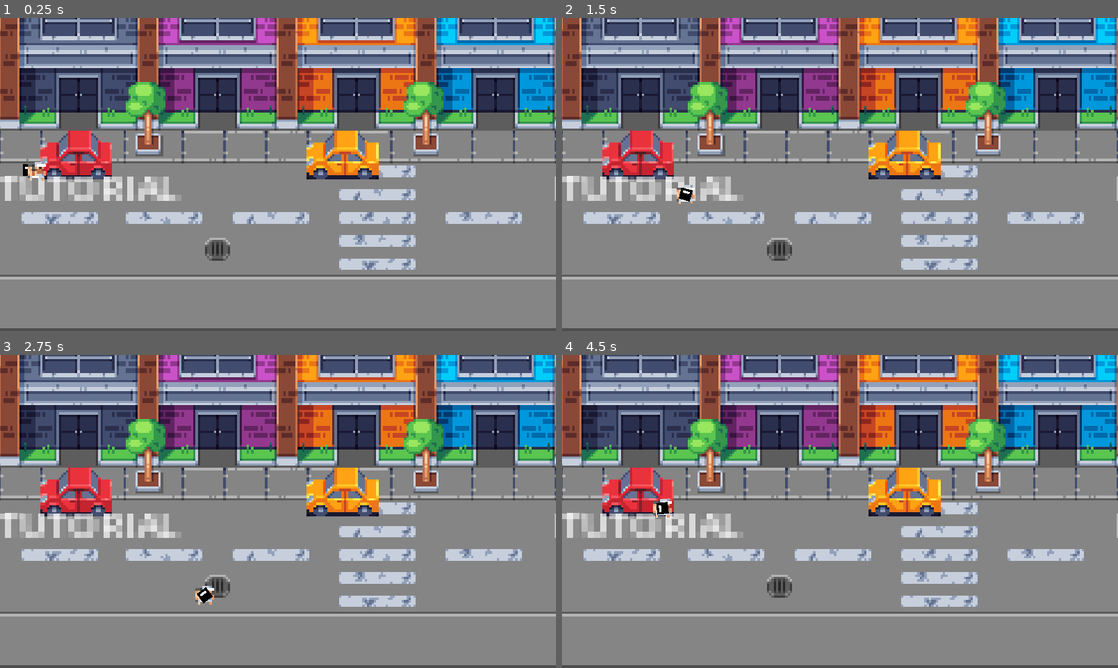
Above: before the commit, frames 1-4 (two rows, left to right).
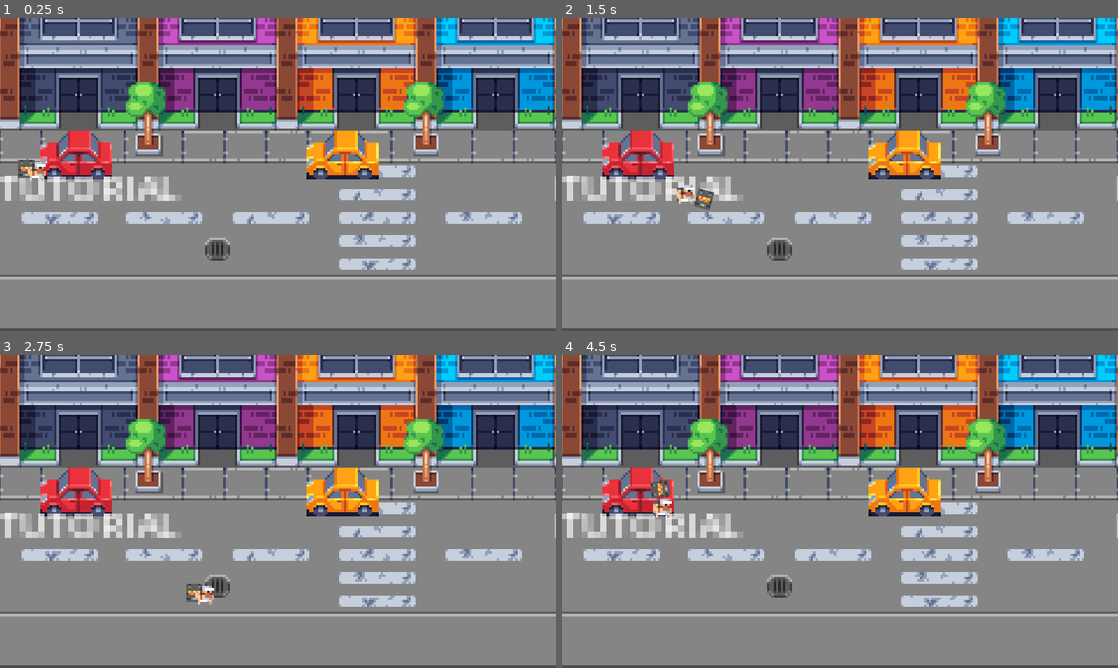
Above: after the commit, the same moments.

Repository: marcowessel/pizza-boy-ld2023
Game: Godot game, scene res://level.tscn
Two runs of this game, one before a commit and one after it. Both use one fixed random seed, a clock stepped at 60 frames per second and the inputs below.
Inputs (mouse positions are in pixels of both pictures, inside the frame that each line leads up to):
- Up to frame 1 (0.25 s): no input
- Up to frame 2 (1.5 s): tap Enter at 0.5 s; move the mouse to (962, 158) at 0.52 s; press the mouse at (962, 158) at 0.53 s; hold D (right) 0.53-1.28 s; move the mouse to (728, 190) at 1.27 s; release the mouse at (728, 190) at 1.28 s; hold S (down) from 1.28 s (still down); click (728, 190) at 1.35 s
- Up to frame 3 (2.75 s): move the mouse to (333, 442) at 2.02 s; release S (down) at 2.03 s; press the mouse at (333, 442) at 2.03 s; hold D (right) from 2.03 s (still down)
- Up to frame 4 (4.5 s): move the mouse to (812, 574) at 2.77 s; release D (right) at 2.78 s; release the mouse at (812, 574) at 2.78 s; hold W (up) 2.78-3.53 s; click (812, 574) at 2.85 s; move the mouse to (1006, 558) at 3.52 s; press the mouse at (1006, 558) at 3.53 s; hold A (left) from 3.53 s (still down); move the mouse to (673, 464) at 4.27 s; release the mouse at (673, 464) at 4.28 s; click (673, 464) at 4.35 s

The runs differ from the first frame. In frame 1, 0.1% of the frame differs, in the area x 3-7%, y 45-52%; in frame 2, 0.2%; in frame 3, 0.2%; in frame 4, 0.3%, in the area x 15-20%, y 40-52%.

Commit message:
light attack logic

Diff:
--- a/Characters/pizza_boy.gd
+++ b/Characters/pizza_boy.gd
@@ -2,35 +2,49 @@
 
 @export var speed = 400
 @export var pizza_slices = 6 # represents the amount of health
-#@export var delivery_bag:PackedScene
+@export var light_attack_distance = 70
+@export var light_attack_duration:float = 0.2
+
 var delivery_bag_back
-var delivery_bag_back_default_pos
+var delivery_bag_back_default
+
 
 func _ready():
 	delivery_bag_back = get_node("%DeliveryBagBack")
-	delivery_bag_back_default_pos = delivery_bag_back.position
+	delivery_bag_back_default = delivery_bag_back.duplicate()
+
 
 func get_input():
 	var input_direction = Input.get_vector("left", "right", "up", "down")
 	velocity = input_direction * speed
 
+
 func _process(_delta):
 	get_input()
 	move_and_slide()
-	#look_at(get_global_mouse_position())
+
 
 func _input(event):
+	#TODO make small cooldown so it cant be spammed
 	if event.is_action_pressed("click"):
 		light_attack()
 
+
 func light_attack():
-	# TODO
-	# - put deliverybag into the center of node
-	delivery_bag_back.position = Vector2(0, 0)
-	delivery_bag_back.set_z_index(10)
-	delivery_bag_back.look_at(get_global_mouse_position())
+	var cursor_position = get_global_mouse_position()
 
-	# - make the bag point to mouse direction
+	setup_delivery_bag(cursor_position)
+	var attack_vector = calculate_attack_vector(cursor_position)
+
+	# move
+	delivery_bag_back.position += attack_vector
+	await get_tree().create_timer(light_attack_duration).timeout
+	print("timer")
+
+	# reset delivery bag
+	delivery_bag_back.position = delivery_bag_back_default.position
+	delivery_bag_back.set_z_index(-1)
+	delivery_bag_back.rotation = delivery_bag_back_default.rotation
 
 
 	# - take a fixed distance beetween the player and the cursor
@@ -41,14 +55,16 @@
 
 	# -
 
+	print("light attack")
 
+func setup_delivery_bag(cursor_position):
+	delivery_bag_back.position = Vector2(0, 0) #center on player
+	delivery_bag_back.set_z_index(10) #bring to front
+	delivery_bag_back.look_at(cursor_position) #setup attack angle
 
-	# - collider initialisieren in richtung des cursors
-	#var instance = delivery_bag.instantiate()
+func calculate_attack_vector(cursor_position):
+	var start_position = delivery_bag_back.global_position
+	var direction_vector = cursor_position - start_position
+	var normalized_direction_vector = direction_vector.normalized()
 
-	# -fix error
-	#instance.position = $Sprite.position + $Sprite.global_transform.basis_x * 32
-
-	#add_child(instance)
-
-	print("light attack")
+	return normalized_direction_vector * light_attack_distance
--- a/Characters/pizza_boy.tscn
+++ b/Characters/pizza_boy.tscn
@@ -8,7 +8,7 @@
 size = Vector2(64, 20)
 
 [sub_resource type="RectangleShape2D" id="RectangleShape2D_q5ctr"]
-size = Vector2(40, 40)
+size = Vector2(56, 64)
 
 [node name="PizzaBoy" type="CharacterBody2D"]
 script = ExtResource("1_qt10e")
@@ -24,11 +24,17 @@
 [node name="DeliveryBagBack" type="Area2D" parent="."]
 unique_name_in_owner = true
 z_index = -1
-position = Vector2(-28, -4)
+position = Vector2(-32, -8)
 
 [node name="Sprite2D" type="Sprite2D" parent="DeliveryBagBack"]
 scale = Vector2(8, 8)
 texture = ExtResource("2_8sdut")
 
 [node name="CollisionShape2D" type="CollisionShape2D" parent="DeliveryBagBack"]
+position = Vector2(-4, 0)
 shape = SubResource("RectangleShape2D_q5ctr")
+
+[node name="Timer" type="Timer" parent="DeliveryBagBack"]
+wait_time = 0.2
+
+[connection signal="timeout" from="DeliveryBagBack/Timer" to="." method="_on_timer_timeout"]
Binary file changed: Assets/Sprites/bag.png
